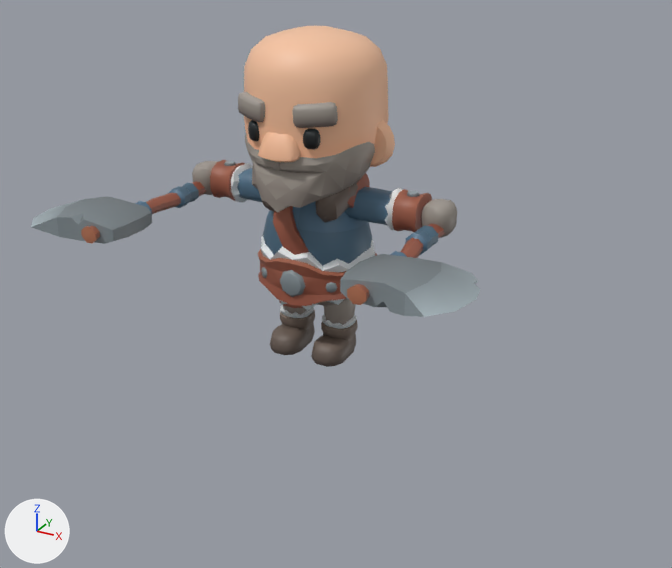
Before and after pictures for a commit that changed the glTF model csharp/Unciv.Godot/Packs/units/models/unit/Mohawk Warrior.glb.
One viewpoint serves both versions: a camera (50 mm lens) standing at (0.94, -1.626, 0.973) and looking at (0.107, -0.112, 0.216). The axes (+X, +Y, +Z) are drawn at lower left. The lights are the same throughout. The picture after the commit comes second. Where no turn or scale is listed for an object, it has been applied to the vertices. Vertices at exactly the same position are counted once.

Names of what the first picture shows: '1H_Axe', '1H_Axe_Offhand', 'Barbarian_ArmLeft', 'Barbarian_ArmRight', 'Barbarian_Body', 'Barbarian_Head', 'Barbarian_LegLeft', 'Barbarian_LegRight'.
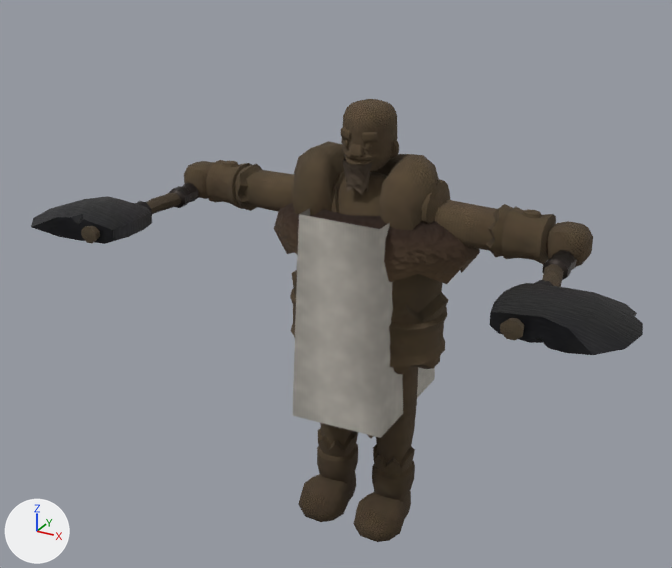
The newer file is also rescaled (x0.89), turned or shifted as a whole; pictures and numbers use the older file's frame.

Changed parts and their boxes (x1, y1, x2, y2) in the pictures (672 x 568 px; the box of a moved part takes in the faces that stretch with it):
'Warrior', added: after (184, 99, 593, 542)
'Barbarian_Head', deleted: before (238, 26, 395, 213)
'1H_Axe_Offhand', surface changed, reshaped, recoloured (9% wider, 13% taller): before (340, 224, 480, 317); after (490, 250, 643, 355)
'Barbarian_Body', deleted: before (258, 183, 377, 311)
'1H_Axe', surface changed (grey to black): (31, 183, 199, 244) in both
'Barbarian_ArmLeft', deleted: before (344, 173, 457, 238)
'Barbarian_LegLeft', deleted: before (311, 299, 358, 367)
'Barbarian_ArmRight', deleted: before (192, 160, 262, 203)
'Barbarian_LegRight', deleted: before (270, 300, 315, 355)
part 1 of me_cube_001, moved or reshaped: before (347, 224, 445, 305); after (500, 250, 577, 341)
part 2 of me_cube_001, moved or reshaped: before (340, 254, 478, 317); after (490, 283, 643, 355)
part 3 of me_cube_12900, recoloured: before (81, 181, 206, 244); after (81, 193, 181, 244)
part 4 of me_cube_12900, recoloured (grey to black): (31, 183, 199, 244) in both

Diff of the bpy script that builds the scene:
```diff
--- a/csharp/Unciv.Godot/Packs/units/models/unit/Mohawk Warrior.glb.py
+++ b/csharp/Unciv.Godot/Packs/units/models/unit/Mohawk Warrior.glb.py
@@ mat_teamcolor @@
 mat_teamcolor = bpy.data.materials.new('TeamColor')
-# nodes: BsdfPrincipled, OutputMaterial, TexImage
-# uses the picture img_barbarian_texture
+# nodes: BsdfPrincipled, Mix, NormalMap, OutputMaterial, TexImage x2, VertexColor
+# uses the picture img_image_8
+# uses the picture img_image_9
@@ mat_cloth @@
+mat_cloth = bpy.data.materials.new('Cloth')
+# uses the picture img_image_12
+# uses the picture img_image_13
@@ mat_iron @@
+mat_iron = bpy.data.materials.new('Iron')
+# uses the picture img_image_2
+# uses the picture img_image_3
@@ mat_fur @@
+mat_fur = bpy.data.materials.new('Fur')
+# uses the picture img_image_6
+# uses the picture img_image_7
@@ mat_wool @@
+mat_wool = bpy.data.materials.new('Wool')
+# uses the picture img_image_10
+# uses the picture img_image_11
@@ mat_leather @@
+mat_leather = bpy.data.materials.new('Leather')
+# uses the picture img_image_4
+# uses the picture img_image_5
@@ mat_hair @@
+mat_hair = bpy.data.materials.new('Hair')
+# uses the picture img_image_0
+# uses the picture img_image_1
@@ me_cube_001 @@
-me_cube_001.from_pydata(...)  # 141 vertices, 274 faces; spans x -0.04..0.189, y -0.311..0.087, z -0.03..0.03
-me_cube_001.materials.append(mat_teamcolor)  # picture img_barbarian_texture
+me_cube_001.from_pydata(...)  # 141 vertices, 274 faces; spans x 0.227..0.455, y -0.311..0.087, z -0.03..0.03
+# me_cube_001 part 1: the loose piece of 98 vertices spanning x -0.023..0.032, y -0.294..0.087, z -0.021..0.021 is moved by (0.267, 0.0, 0.0)
+# me_cube_001 part 2: the loose piece of 43 vertices spanning x -0.04..0.189, y -0.311..-0.109, z -0.03..0.03 is moved by (0.267, 0.0, 0.0), in mat_iron
+me_cube_001.materials.append(mat_cloth)
+me_cube_001.materials.append(mat_iron)
@@ me_cube_12900 @@
 me_cube_12900.from_pydata(...)  # 141 vertices, 274 faces; spans x -0.189..0.04, y -0.311..0.087, z -0.03..0.03
+# me_cube_12900 part 3: 80 faces spanning x -0.028..0.019, y -0.294..0.087, z -0.017..0.017 switch from mat_teamcolor (picture img_barbarian_texture) to mat_cloth
+# me_cube_12900 part 4: 194 faces spanning x -0.189..0.04, y -0.311..0.027, z -0.03..0.03 switch from mat_teamcolor (picture img_barbarian_texture) to mat_iron
@@ ob_barbarian_armleft @@
-ob_barbarian_armleft = bpy.data.objects.new('Barbarian_ArmLeft', me_cube_160)
@@ ob_barbarian_armright @@
-ob_barbarian_armright = bpy.data.objects.new('Barbarian_ArmRight', me_cube_161)
@@ ob_barbarian_body @@
-ob_barbarian_body = bpy.data.objects.new('Barbarian_Body', me_prototypepete_body_022)
@@ ob_barbarian_head @@
-ob_barbarian_head = bpy.data.objects.new('Barbarian_Head', me_cube_167)
@@ ob_barbarian_legleft @@
-ob_barbarian_legleft = bpy.data.objects.new('Barbarian_LegLeft', me_cube_165)
@@ ob_barbarian_legright @@
-ob_barbarian_legright = bpy.data.objects.new('Barbarian_LegRight', me_cube_163)
@@ ob_warrior @@
+ob_warrior = bpy.data.objects.new('Warrior', me_mesh_skinned)  # 2465 vertices, 4517 faces; spans x -0.451..0.451, y -0.14..0.137, z 0.012..0.967
+ob_warrior.location = (0.133, -0.022, -0.392)
```
